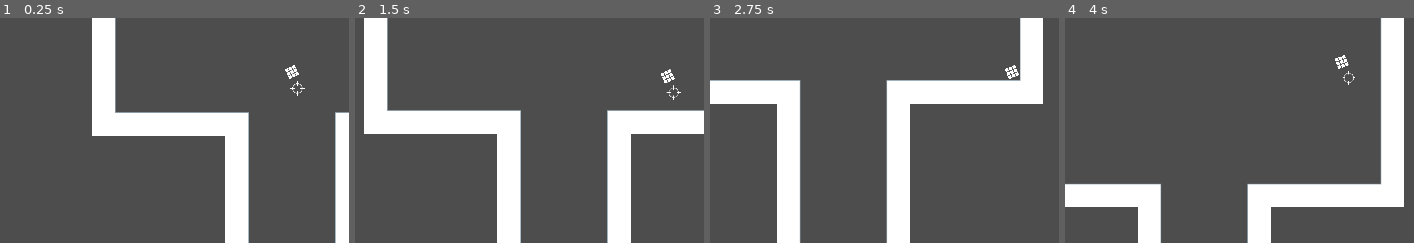
Above: before the commit, frames 1-4 (left to right).
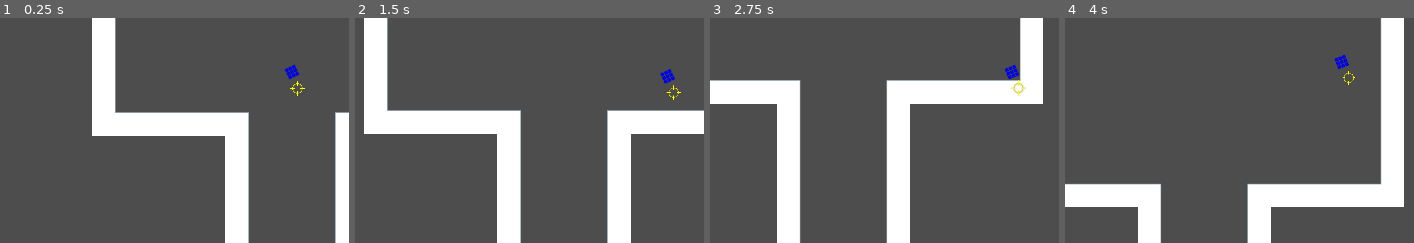
Above: after the commit, the same moments.

Repository: sebszczec/Bambo
Game: Godot game, scene res://scenes/world.tscn
Two runs of this game, one before a commit and one after it. Both use one fixed random seed, a clock stepped at 60 frames per second and the inputs below.
Inputs:
- Up to frame 1 (0.25 s): no input
- Up to frame 2 (1.5 s): hold Right (ui_right) 0.53-1.28 s; hold Down (ui_down) from 1.28 s (still down)
- Up to frame 3 (2.75 s): release Down (ui_down) at 2.03 s; hold Right (ui_right) from 2.03 s (still down)
- Up to frame 4 (4 s): release Right (ui_right) at 2.78 s; hold Up (ui_up) 2.78-3.53 s; hold Left (ui_left) from 3.53 s (still down)
The pictures show only the part of the screen within x 12-62%, y 38-88%; the shares and areas given below are measured in that part.

The runs differ from the first frame. In frame 1, 0.2% of the frame differs, in the area x 81-88%, y 20-35%; in frame 2, 0.2%; in frame 3, 0.2%, in the area x 84-91%, y 20-35%; in frame 4, 0.2%.

Commit message:
some colors added

Diff:
--- a/scenes/world.tscn
+++ b/scenes/world.tscn
@@ -143,11 +143,13 @@
 [node name="World" type="Node2D"]
 
 [node name="Player" type="CharacterBody2D" parent="."]
+z_index = 1
 position = Vector2(576, 324)
 collision_mask = 2
 script = ExtResource("1_wpjnt")
 
 [node name="MainBody" type="Sprite2D" parent="Player"]
+modulate = Color(0, 0, 1, 1)
 material = SubResource("CanvasItemMaterial_0mn65")
 scale = Vector2(0.05, 0.05)
 texture = ExtResource("1_6d8hq")
@@ -157,6 +159,7 @@
 shape = SubResource("CircleShape2D_ohx2n")
 
 [node name="Satelite" type="Sprite2D" parent="Player"]
+modulate = Color(1, 1, 0, 1)
 position = Vector2(0, -25)
 scale = Vector2(0.05, 0.05)
 texture = ExtResource("2_xp2fp")
